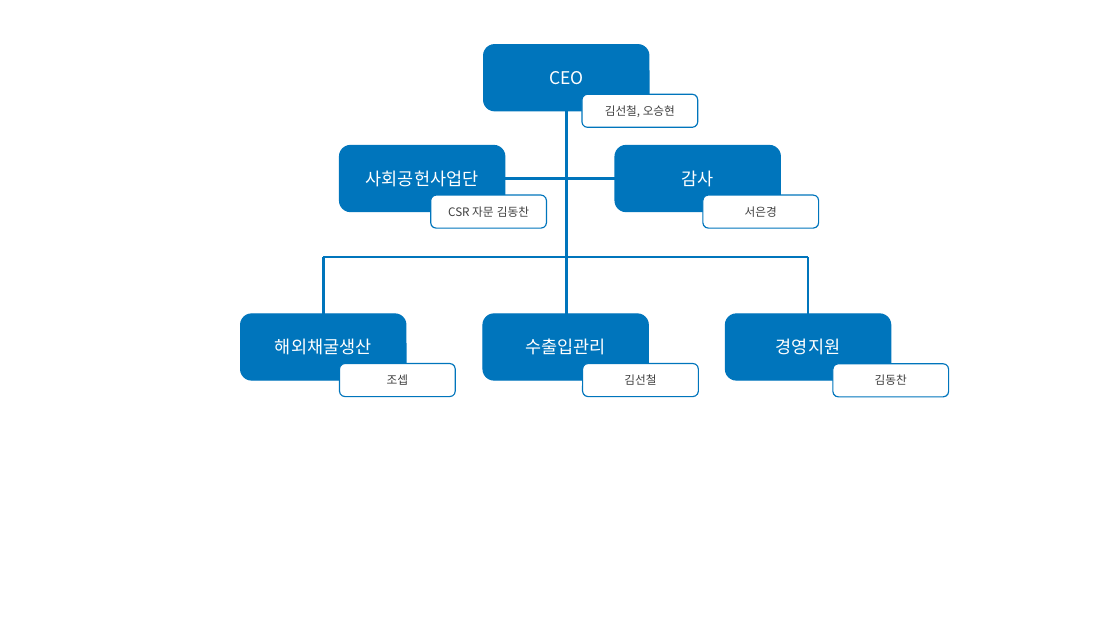
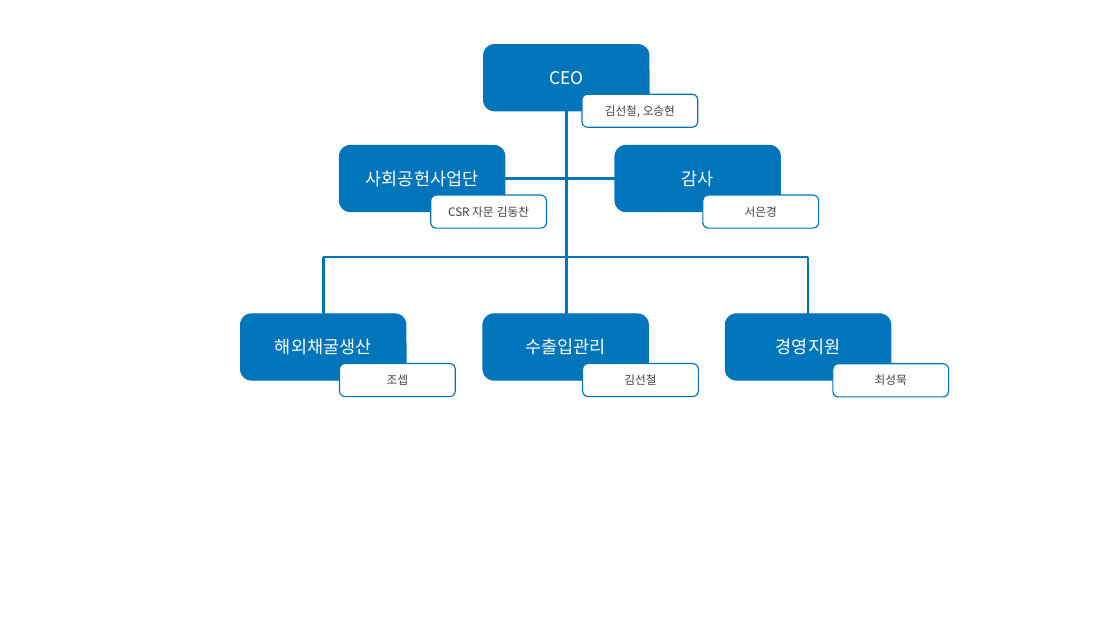
Before and after one commit to dojinkimm/dgpglobal, a slide deck: slide 1 of dgp.pptx. Drawn at 1120x630 pixels with LibreOffice and Linux fonts; fonts in the diff are those of the drawing. Boxes give left, top, right and bottom in pixels: in the first picture for what was removed or moved away, otherwise in the second. Text is boxed around its words. In the diff, an @@ line names an element or a change of style, - is before the commit and + after.

```diff
--- a/dgp.pptx
+++ b/dgp.pptx
@@ text in rounded rectangle at (875, 374, 907, 385): text changed @@
-김동찬
+최성묵
```
Also in this commit, not shown: 1 other slide changed, 4 other files.
